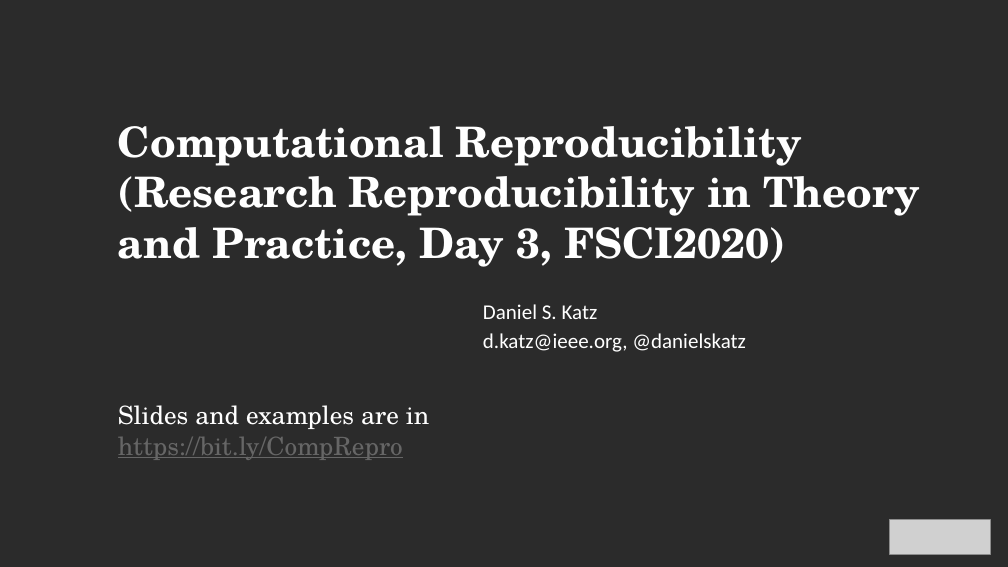
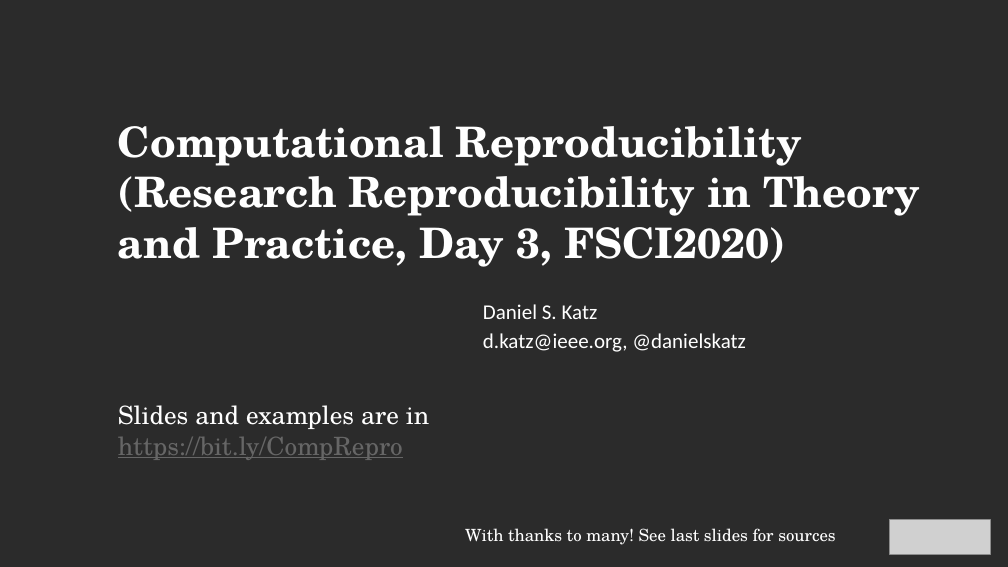
Before and after one commit to danielskatz/repro-fdtd1d, a slide deck: slide 1 of Computational_Reproducibility.pptx. Drawn at 1008x567 pixels with LibreOffice and Linux fonts; fonts in the diff are those of the drawing; grey boxes stand for pictures; background and template pictures are left out; a plain dark background stands for a picture behind light text. Boxes give left, top, right and bottom in pixels: in the first picture for what was removed or moved away, otherwise in the second. Text is boxed around its words. In the diff, an @@ line names an element or a change of style, - is before the commit and + after.

```diff
--- a/Computational_Reproducibility.pptx
+++ b/Computational_Reproducibility.pptx
@@ text added at (465, 528, 835, 545), 16 pt, text #FFFFFF @@
+With thanks to many! See last slides for sources
```
Also in this commit, not shown: 1 other file.
